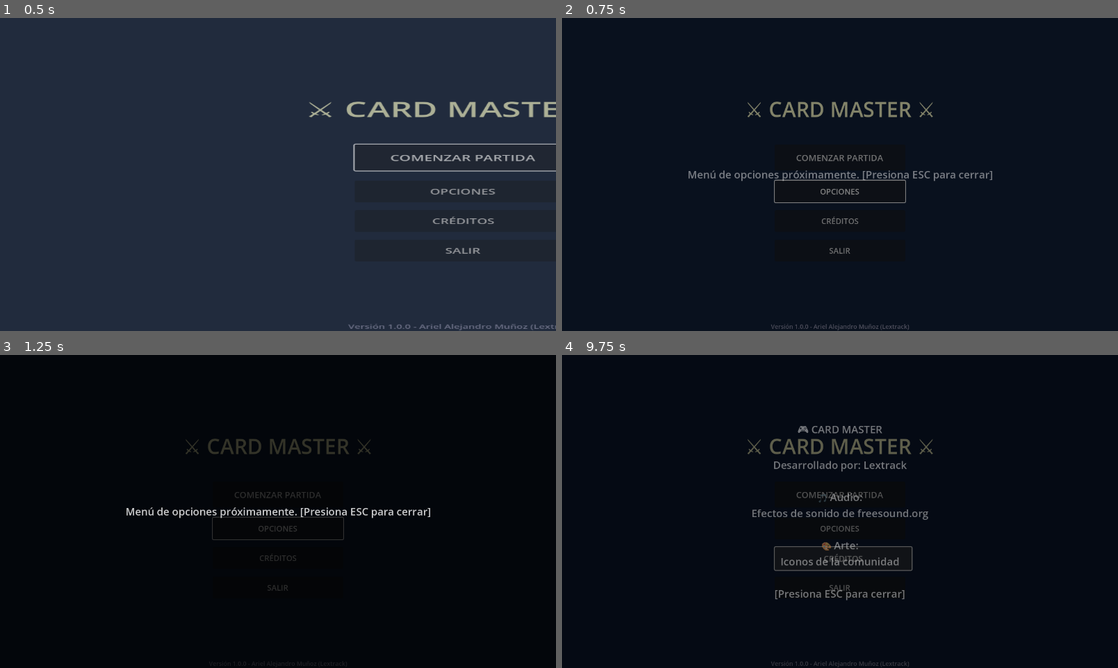
Above: before the commit, frames 1-4 (two rows, left to right).
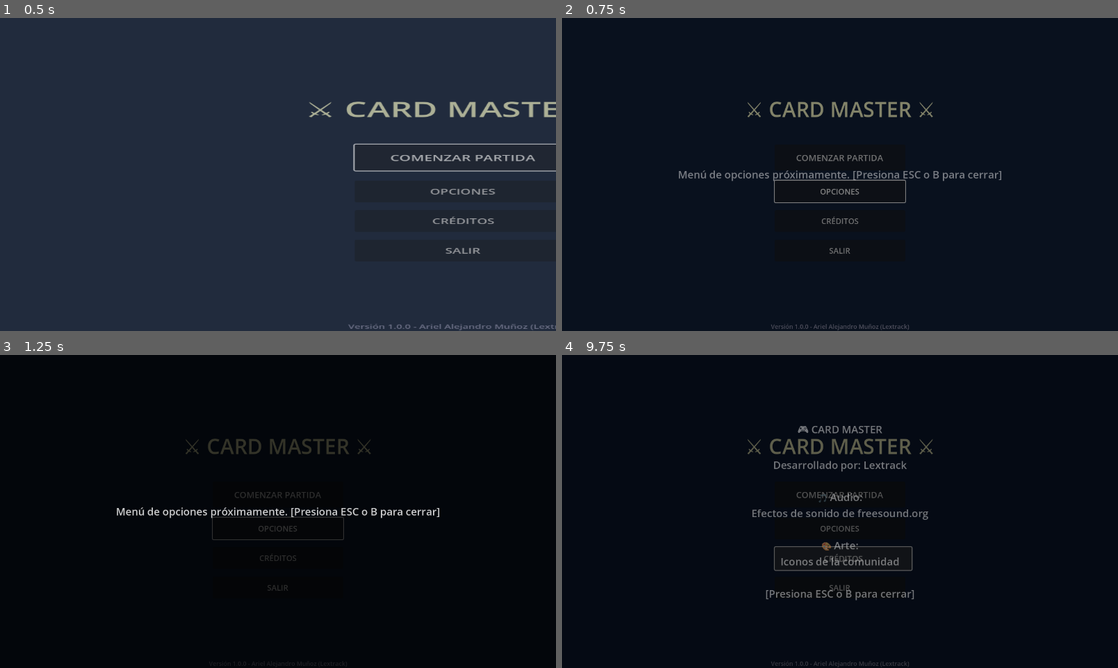
Above: after the commit, the same moments.

Repository: lextrack/Cards
Game: Godot game, scene res://scenes/MainMenu.tscn
The game is run twice, just before and just after one commit, with the same random seed, the same clock (stepped at 60 frames per second) and the same inputs.
Inputs (mouse positions are in pixels of both pictures, inside the frame that each line leads up to):
- Up to frame 1 (0.5 s): no input
- Up to frame 2 (0.75 s): click "OPCIONES" at 0.5 s
- Up to frame 3 (1.25 s): no input
- Up to frame 4 (9.75 s): click "CRÉDITOS" at 1.25 s; click "COMENZAR PARTIDA" at 2 s; click "COMENZAR PARTIDA" at 2.75 s; click "⬅️ VOLVER" at 3.5 s; tap Enter (ui_accept) at 4.25, 5.85, 6.02, 6.32, 7.35, 7.52, 7.82, 8.85, 9.02, 9.32 s; move the mouse to (962, 495) at 4.27 s; hold Enter (ui_accept) 4.28-5 s; click (962, 495) at 4.42 s; click "🎮 COMENZAR" at 5 s; move the mouse to (728, 527) at 5.77 s; click (728, 527) at 5.92 s; move the mouse to (695, 511) at 6.52 s; hold Enter (ui_accept) 6.53-7.28 s; click (695, 511) at 6.67 s; move the mouse to (734, 511) at 7.27 s; click (734, 511) at 7.42 s; tap R (restart_game) at 8 s; move the mouse to (767, 511) at 8.02 s; hold Enter (ui_accept) 8.03-8.78 s; click (767, 511) at 8.17 s; tap Escape (ui_cancel) at 8.65 s; move the mouse to (695, 511) at 8.77 s; click (695, 511) at 8.92 s; click "CRÉDITOS" at 9.5 s

Frame 1 is identical in both runs. In frame 2, 0.7% of the frame differs, in the area x 21-79%, y 48-53%; in frame 3, 0.9%; in frame 4, 0.3%.

Commit message:
gamepad support for mainmenu and difficultymenu

Diff:
--- a/project.godot
+++ b/project.godot
@@ -34,6 +34,21 @@
 "events": [Object(InputEventKey,"resource_local_to_scene":false,"resource_name":"","device":-1,"window_id":0,"alt_press …(192 unchanged characters)…
 ]
 }
+gamepad_accept={
+"deadzone": 0.2,
+"events": [Object(InputEventJoypadButton,"resource_local_to_scene":false,"resource_name":"","device":-1,"button_index":0,"pressure":0.0,"pressed":true,"script":null)
+]
+}
+gamepad_cancel={
+"deadzone": 0.2,
+"events": [Object(InputEventJoypadButton,"resource_local_to_scene":false,"resource_name":"","device":-1,"button_index":1,"pressure":0.0,"pressed":true,"script":null)
+]
+}
+gamepad_info={
+"deadzone": 0.2,
+"events": [Object(InputEventJoypadButton,"resource_local_to_scene":false,"resource_name":"","device":-1,"button_index":3,"pressure":0.0,"pressed":true,"script":null)
+]
+}
 
 [rendering]
 
--- a/scripts/DifficultyMenu.gd
+++ b/scripts/DifficultyMenu.gd
@@ -323,3 +323,14 @@
 			_on_start_pressed()
 		elif back_button.has_focus():
 			_on_back_pressed()
+
+	elif event.is_action_pressed("gamepad_accept"):
+		if normal_card.has_focus() or hard_card.has_focus() or expert_card.has_focus():
+			_on_start_pressed()
+		elif start_button.has_focus():
+			_on_start_pressed()
+		elif back_button.has_focus():
+			_on_back_pressed()
+
+	elif event.is_action_pressed("gamepad_cancel"):
+		_on_back_pressed()
--- a/scripts/MainMenu.gd
+++ b/scripts/MainMenu.gd
@@ -53,9 +53,6 @@
 		button.focus_entered.connect(_on_button_focus.bind(button))
 
 func setup_audio():
-	# Música del menu
-	# menu_music_player.stream = preload("res://audio/music/menu_music.ogg")
-	# menu_music_player.play()
 	pass
 
 func play_entrance_animation():
@@ -90,11 +87,7 @@
 		return
 
 	play_ui_sound("button_click")
-	show_coming_soon("Menú de opciones próximamente. [Presiona ESC para cerrar]")
-
-	# Cuando tengas el menú de opciones:
-	# is_transitioning = true
-	# TransitionManager.fade_to_scene("res://scenes/OptionsMenu.tscn", 1.0)
+	show_coming_soon("Menú de opciones próximamente. [Presiona ESC o B para cerrar]")
 
 func _on_credits_pressed():
 	if is_transitioning:
@@ -164,7 +157,7 @@
 	🎨 Arte:
 	Iconos de la comunidad
 
-	[Presiona ESC para cerrar]
+	[Presiona ESC o B para cerrar]
 	"""
 
 	transition_label.text = credits_text
@@ -190,7 +183,6 @@
 	get_tree().quit()
 
 func play_ui_sound(sound_type: String):
-	"""Reproduce sonido de UI"""
 	match sound_type:
 		"button_click":
 			ui_player.stream = preload("res://audio/ui/button_click.wav")
@@ -200,23 +192,19 @@
 			pass
 
 func play_hover_sound():
-	"""Reproduce sonido de hover"""
-	# hover_player.stream = preload("res://audio/ui/hover.wav")
-	# hover_player.play()
 	pass
 
 func _input(event):
 	if is_transitioning:
 		return
 
-	if event.is_action_pressed("ui_cancel"):
+	if event.is_action_pressed("ui_cancel") or event.is_action_pressed("gamepad_cancel"):
 		if transition_layer.visible and transition_layer.modulate.a > 0.5:
 			hide_popup()
 		else:
 			_on_exit_pressed()
 
-	elif event.is_action_pressed("ui_accept"):
-		# Enter para comenzar partida
+	elif event.is_action_pressed("ui_accept") or event.is_action_pressed("gamepad_accept"):
 		if play_button.has_focus():
 			_on_play_pressed()
 		elif options_button.has_focus():
